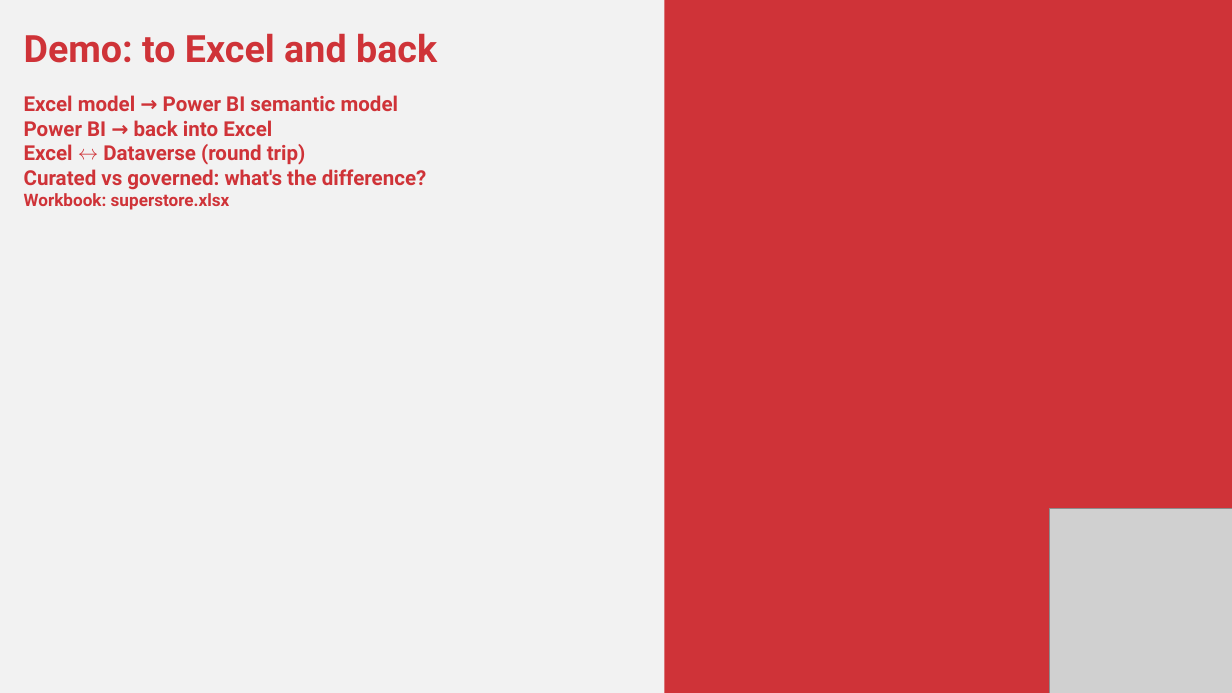
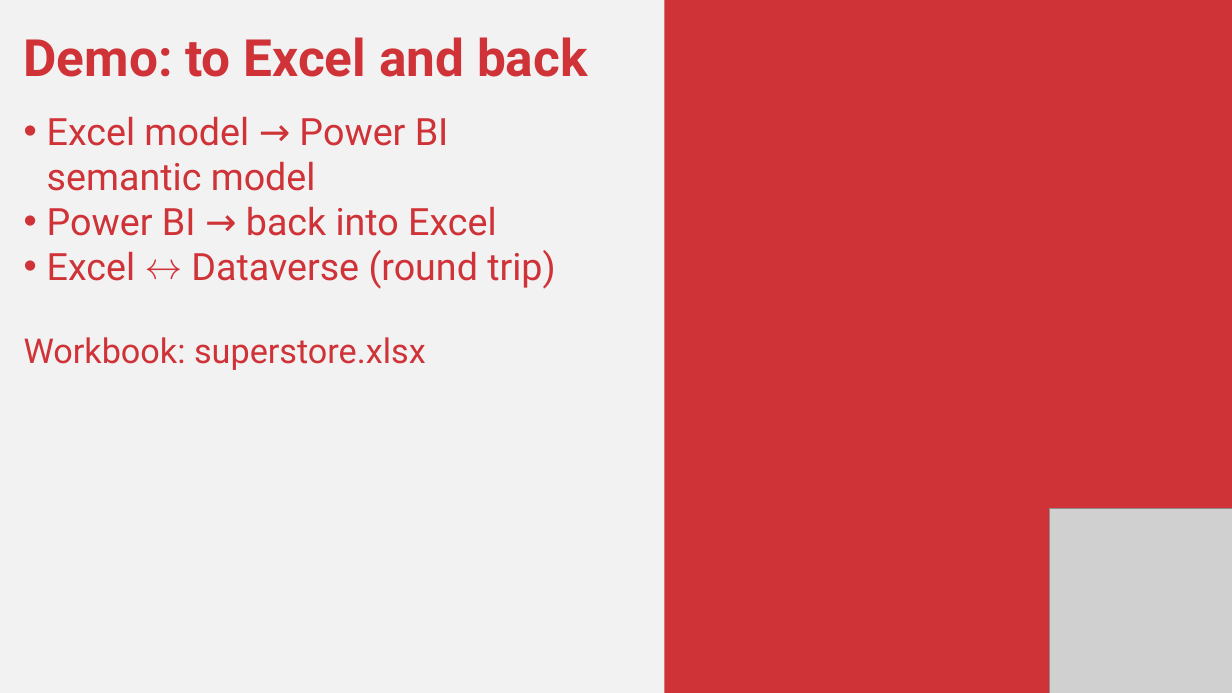
Before and after one commit to stringfestdata/ai-for-excel-in-a-week-may-2026, a slide deck: slide 6 of day-1-power-bi-dataverse/day-1-power-bi-dataverse.pptx. Drawn at 1232x693 pixels with LibreOffice and Linux fonts; fonts in the diff are those of the drawing; grey boxes stand for pictures. Boxes give left, top, right and bottom in pixels: in the first picture for what was removed or moved away, otherwise in the second. Text is boxed around its words. In the diff, an @@ line names an element or a change of style, - is before the commit and + after.

```diff
--- a/day-1-power-bi-dataverse/day-1-power-bi-dataverse.pptx
+++ b/day-1-power-bi-dataverse/day-1-power-bi-dataverse.pptx
@@ text "Demo: to Excel and back" at <box>24,37,588,370</box>: size 44 to 60 pt in "Demo: to Excel and back"; size 24 to 44 pt in "Excel model → Power BI semantic model", "Power BI → back into Excel", "Excel ↔ Dataverse (round trip)"; bold off in "Excel model → Power BI semantic model", "Power BI → back into Excel", "Excel ↔ Dataverse (round trip)", "Workbook: superstore.xlsx"; size 20 to 40 pt in "Workbook: superstore.xlsx"; bullet none to • @@
@@ text at <box>24,169,427,190</box>: paragraph removed @@
-Curated vs governed: what's the difference?
```
Also in this commit, not shown: 1 other slide changed, 1 slide added, 1 slide removed, 37 other files.
